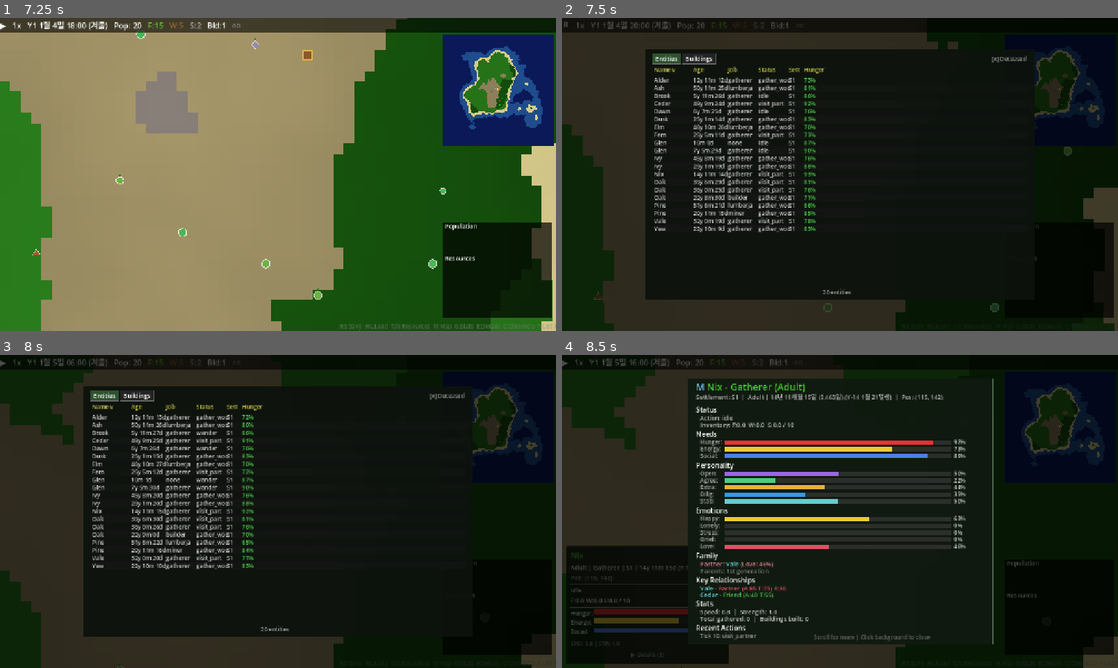
Above: before the commit, frames 1-4 (two rows, left to right).
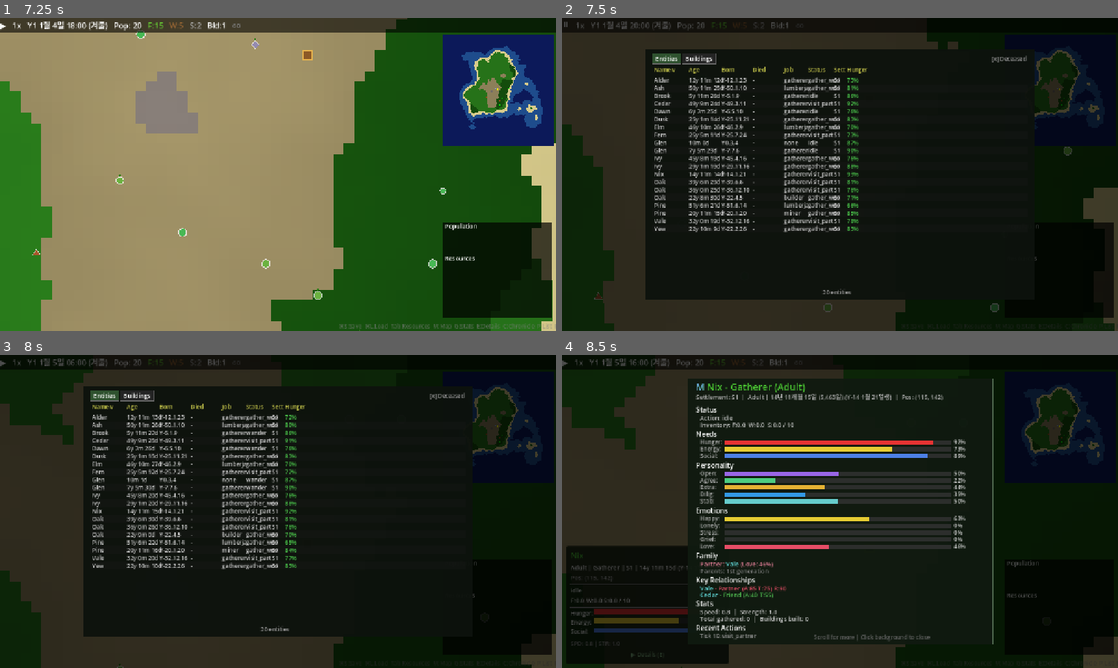
Above: after the commit, the same moments.

Repository: hyunlord/new-world
Game: Godot game, scene res://scenes/main/main.tscn
The game is run twice, just before and just after one commit, with the same random seed, the same clock (stepped at 60 frames per second) and the same inputs.
Inputs (mouse positions are in pixels of both pictures, inside the frame that each line leads up to):
- Up to frame 1 (7.25 s): tap Enter at 0.5, 3.5 s; drag from (494, 89) to (333, 105) at 0.52 s; drag from (494, 271) to (250, 237) at 1.27 s; tap Space at 2, 3.77, 5.75 s; move the mouse to (278, 174) at 2.02 s; hold D 2.03-2.75 s; tap Tab at 2.1 s; click (278, 174) at 2.17 s; drag from (250, 237) to (111, 127) at 2.77 s; move the mouse to (444, 221) at 3.52 s; hold A 3.53-4.25 s; tap G at 3.6 s; drag from (111, 127) to (194, 96) at 4.27 s; click "▶ Details (E)" at 5 s; move the mouse to (278, 174) at 5.77 s; hold S 5.78-6.5 s; tap N at 5.85 s; click (278, 174) at 5.92 s; drag from (194, 96) to (166, 190) at 6.52 s
- Up to frame 2 (7.5 s): move the mouse to (962, 158) at 7.27 s; hold W from 7.28 s (still down); tap P at 7.35 s
- Up to frame 3 (8 s): keep holding W; tap Space at 7.52 s
- Up to frame 4 (8.5 s): release W at 8 s; drag from (840, 511) to (812, 574) at 8.02 s

Frame 1 is identical in both runs. In frame 2, 6.2% of the frame differs, in the area x 22-55%, y 15-69%; in frame 3, 6.4%; in frame 4, nothing differs.

Commit message:
feat(list-panel): add Born/Died date columns to entity list (T-2009)
- 8 columns: Name, Age, Born, Died, Job, Status, Sett, Hunger
- Born: "Y-25.7.15" format, sortable by Julian Day
- Died: "-" for living, "Y13.3.8" for deceased, sortable
- Column widths adjusted to fit all 8 columns

Co-Authored-By: Claude Sonnet 4.5 <noreply@anthropic.com>

Diff:
--- a/scripts/ui/list_panel.gd
+++ b/scripts/ui/list_panel.gd
@@ -37,12 +37,14 @@
 
 ## Column definitions for entities
 const ENTITY_COLUMNS: Array = [
-	{"key": "name", "label": "Name", "width": 90},
-	{"key": "age", "label": "Age", "width": 80},
-	{"key": "job", "label": "Job", "width": 70},
-	{"key": "status", "label": "Status", "width": 70},
-	{"key": "settlement", "label": "Sett", "width": 35},
-	{"key": "hunger", "label": "Hunger", "width": 50},
+	{"key": "name", "label": "Name", "width": 80},
+	{"key": "age", "label": "Age", "width": 75},
+	{"key": "born", "label": "Born", "width": 72},
+	{"key": "died", "label": "Died", "width": 72},
+	{"key": "job", "label": "Job", "width": 55},
+	{"key": "status", "label": "Status", "width": 60},
+	{"key": "settlement", "label": "Sett", "width": 30},
+	{"key": "hunger", "label": "Hunger", "width": 45},
 ]
 
 const BUILDING_COLUMNS: Array = [
@@ -57,6 +59,12 @@
 	_entity_manager = entity_manager
 	_building_manager = building_manager
 	_settlement_manager = settlement_manager
+
+
+static func _format_date_compact(date: Dictionary) -> String:
+	if date.is_empty():
+		return "?"
+	return "Y%d.%d.%d" % [date.get("year", 0), date.get("month", 1), date.get("day", 1)]
 
 
 func _process(_delta: float) -> void:
@@ -174,9 +182,15 @@
 			var ref_date: Dictionary = {"year": ref_d.year, "month": ref_d.month, "day": ref_d.day}
 			var age_short: String = GameCalendar.format_age_short(e.birth_date, ref_date)
 			var age_detail: Dictionary = GameCalendar.calculate_detailed_age(e.birth_date, ref_date)
+			var born_display: String = _format_date_compact(e.birth_date)
+			var born_days: int = 0
+			if not e.birth_date.is_empty():
+				born_days = GameCalendar.to_julian_day(e.birth_date)
 			rows.append({
 				"id": e.id, "name": e.entity_name, "age": age_detail.total_days,
 				"age_display": age_short,
+				"born": born_days, "born_display": born_display,
+				"died": 9999999, "died_display": "-",
 				"job": e.job, "status": e.current_action, "settlement": e.settlement_id,
 				"hunger": e.hunger, "deceased": false,
 			})
@@ -201,9 +215,19 @@
 					d_age_short = "%dy" % int(r.get("death_age_years", 0.0))
 				var cause_raw: String = r.get("death_cause", "unknown")
 				var cause_kr: String = cause_map.get(cause_raw, cause_raw)
+				var d_born_display: String = _format_date_compact(bd)
+				var d_born_days: int = 0
+				if not bd.is_empty():
+					d_born_days = GameCalendar.to_julian_day(bd)
+				var d_died_display: String = _format_date_compact(dd)
+				var d_died_days: int = 0
+				if not dd.is_empty():
+					d_died_days = GameCalendar.to_julian_day(dd)
 				rows.append({
 					"id": r.get("id", -1), "name": r.get("name", "?"),
 					"age": d_total_days, "age_display": d_age_short,
+					"born": d_born_days, "born_display": d_born_display,
+					"died": d_died_days, "died_display": d_died_display,
 					"job": r.get("job", ""),
 					"status": "사망-%s" % cause_kr, "settlement": r.get("settlement_id", 0),
 					"hunger": 0.0, "deceased": true,
@@ -274,9 +298,19 @@
 		draw_string(font, Vector2(col_x, draw_y + 14), age_text, HORIZONTAL_ALIGNMENT_LEFT, -1, fs_small, text_color)
 		col_x += ENTITY_COLUMNS[1].width
 
+		# Born
+		draw_string(font, Vector2(col_x, draw_y + 14), row.get("born_display", "?"), HORIZONTAL_ALIGNMENT_LEFT, -1, fs_small, text_color)
+		col_x += ENTITY_COLUMNS[2].width
+
+		# Died
+		var died_text: String = row.get("died_display", "-")
+		var died_color: Color = Color(0.6, 0.3, 0.3) if is_deceased else text_color
+		draw_string(font, Vector2(col_x, draw_y + 14), died_text, HORIZONTAL_ALIGNMENT_LEFT, -1, fs_small, died_color)
+		col_x += ENTITY_COLUMNS[3].width
+
 		# Job
 		draw_string(font, Vector2(col_x, draw_y + 14), str(row.job).substr(0, 8), HORIZONTAL_ALIGNMENT_LEFT, -1, fs_small, text_color)
-		col_x += ENTITY_COLUMNS[2].width
+		col_x += ENTITY_COLUMNS[4].width
 
 		# Status
 		var status_text: String = str(row.status).substr(0, 10)
@@ -284,12 +318,12 @@
 		if is_deceased:
 			status_color = Color(0.6, 0.3, 0.3)
 		draw_string(font, Vector2(col_x, draw_y + 14), status_text, HORIZONTAL_ALIGNMENT_LEFT, -1, fs_small, status_color)
-		col_x += ENTITY_COLUMNS[3].width
+		col_x += ENTITY_COLUMNS[5].width
 
 		# Settlement
 		var sett_text: String = "S%d" % row.settlement if row.settlement > 0 else "-"
 		draw_string(font, Vector2(col_x, draw_y + 14), sett_text, HORIZONTAL_ALIGNMENT_LEFT, -1, fs_small, text_color)
-		col_x += ENTITY_COLUMNS[4].width
+		col_x += ENTITY_COLUMNS[6].width
 
 		# Hunger
 		if not is_deceased:
